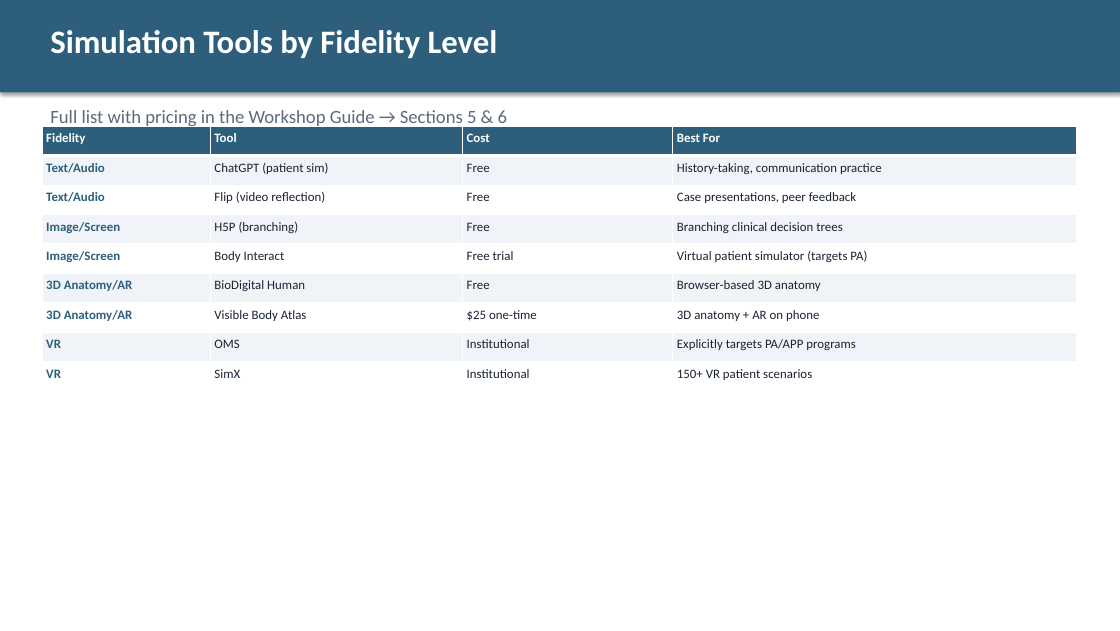
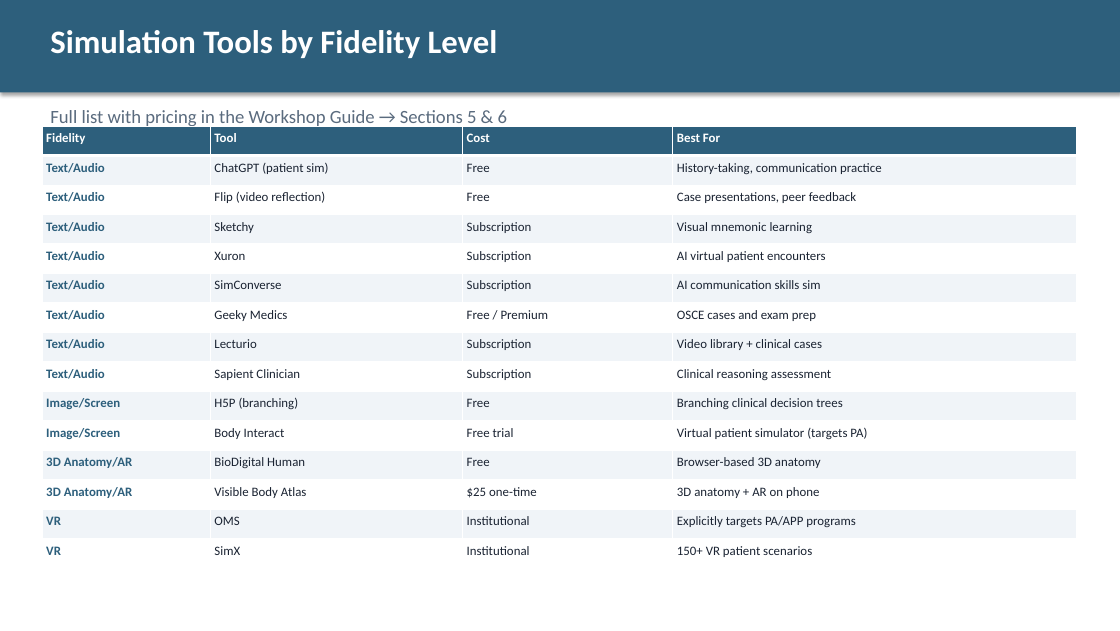
Before and after one commit to diana-brewer/digital-learning-unlocked, a slide deck: slide 21 of Digital Learning Unlocked - Slide Deck.pptx. Drawn at 1120x631 pixels with LibreOffice and Linux fonts; fonts in the diff are those of the drawing. Boxes give left, top, right and bottom in pixels: in the first picture for what was removed or moved away, otherwise in the second. Text is boxed around its words. In the diff, an @@ line names an element or a change of style, - is before the commit and + after.

```diff
--- a/Digital Learning Unlocked - Slide Deck.pptx
+++ b/Digital Learning Unlocked - Slide Deck.pptx
@@ table at (42, 126, 1076, 561) @@
+row 4: Text/Audio | Sketchy | Subscription | Visual mnemonic learning
+row 5: Text/Audio | Xuron | Subscription | AI virtual patient encounters
+row 6: Text/Audio | SimConverse | Subscription | AI communication skills sim
+row 7: Text/Audio | Geeky Medics | Free / Premium | OSCE cases and exam prep
+row 8: Text/Audio | Lecturio | Subscription | Video library + clinical cases
+row 9: Text/Audio | Sapient Clinician | Subscription | Clinical reasoning assessment
```
Also in this commit, not shown: 2 other files.
